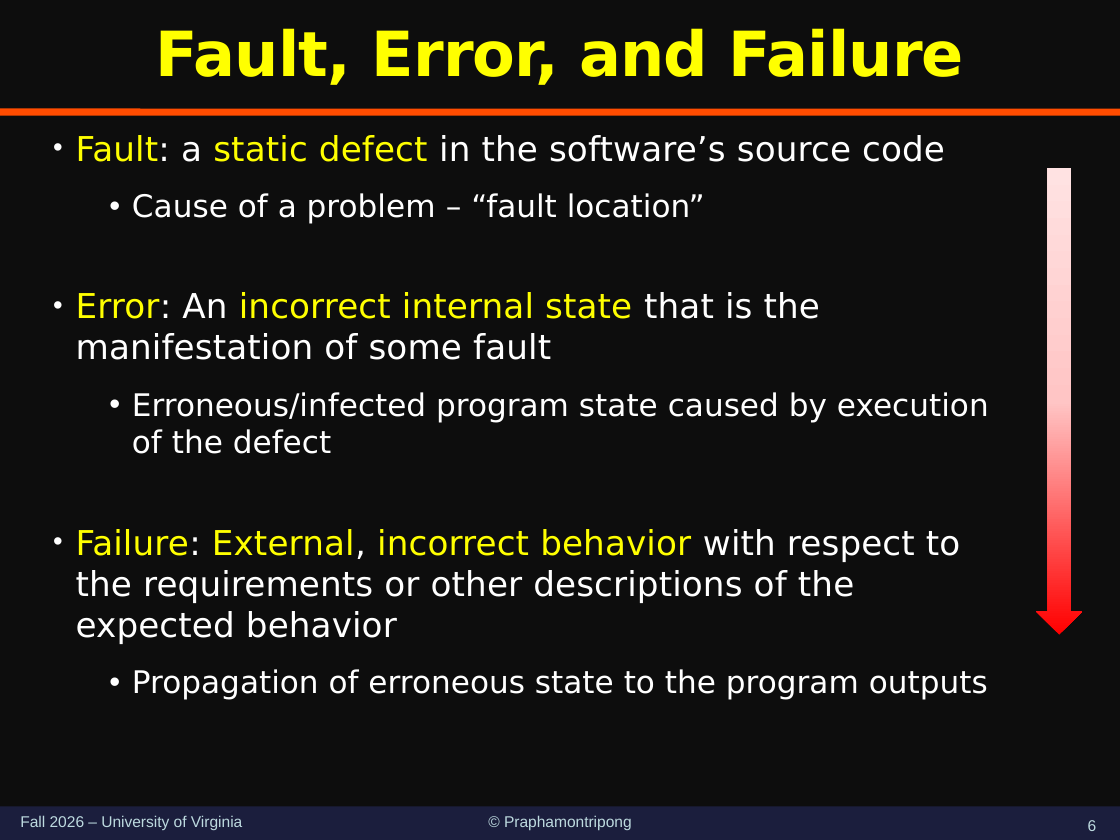
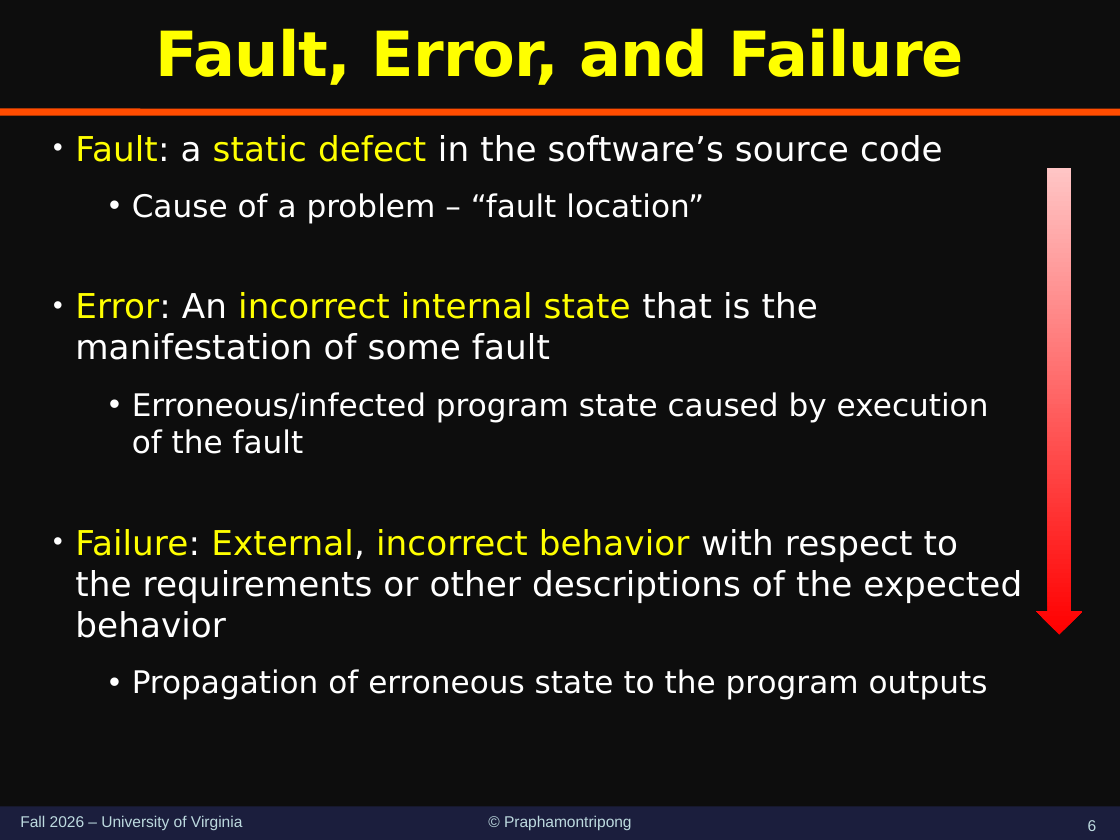
Before and after one commit to wenxiwang/wenxiwang.github.io, a slide deck: slide 6 of st-3250-schedule/slides/3250meet09-FaultsErrorsFailures.pptx. Drawn at 1120x840 pixels with LibreOffice and Linux fonts; fonts in the diff are those of the drawing. Boxes give left, top, right and bottom in pixels: in the first picture for what was removed or moved away, otherwise in the second. Text is boxed around its words. In the diff, an @@ line names an element or a change of style, - is before the commit and + after.

```diff
--- a/st-3250-schedule/slides/3250meet09-FaultsErrorsFailures.pptx
+++ b/st-3250-schedule/slides/3250meet09-FaultsErrorsFailures.pptx
@@ down arrow at (x1=1036, y1=168, x2=1083, y2=635): fill gradient #FF0000 to #FFC5C5 to #FFE3E3 to gradient #FF0000 to #FFC5C5; proportions changed @@
@@ text at (x1=132, y1=392, x2=989, y2=454): text changed @@
-  • Erroneous/infected program state caused by execution of the defect
+  • Erroneous/infected program state caused by execution of the fault
```
Also in this commit, not shown: 9 other slides changed, 2 slides added, 1 other file.
